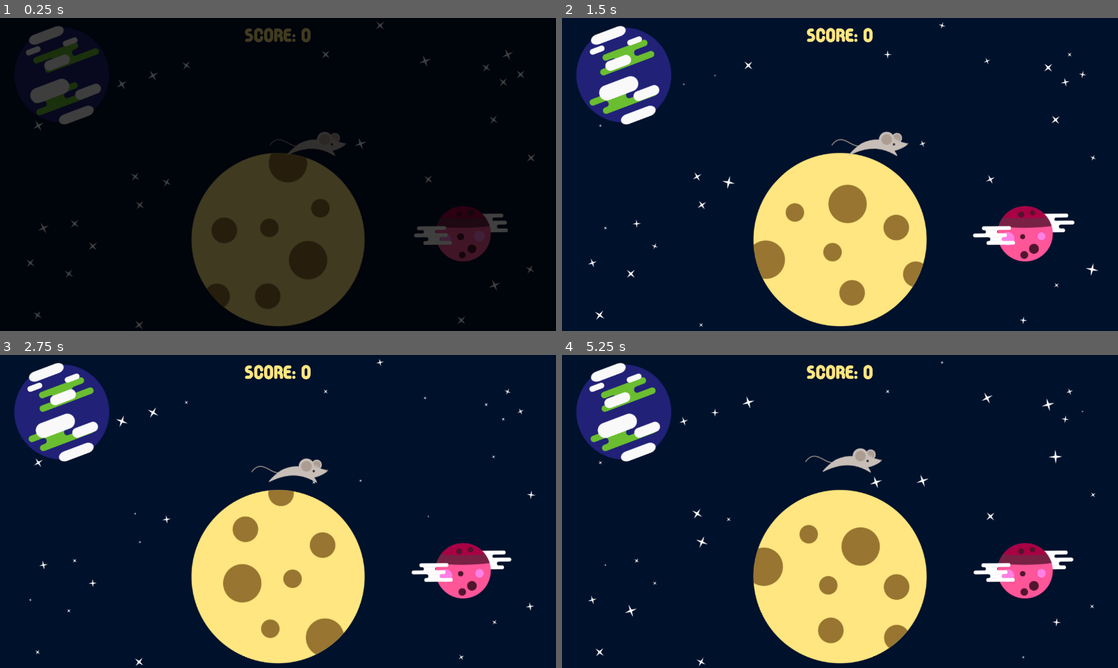
Above: before the commit, frames 1-4 (two rows, left to right).
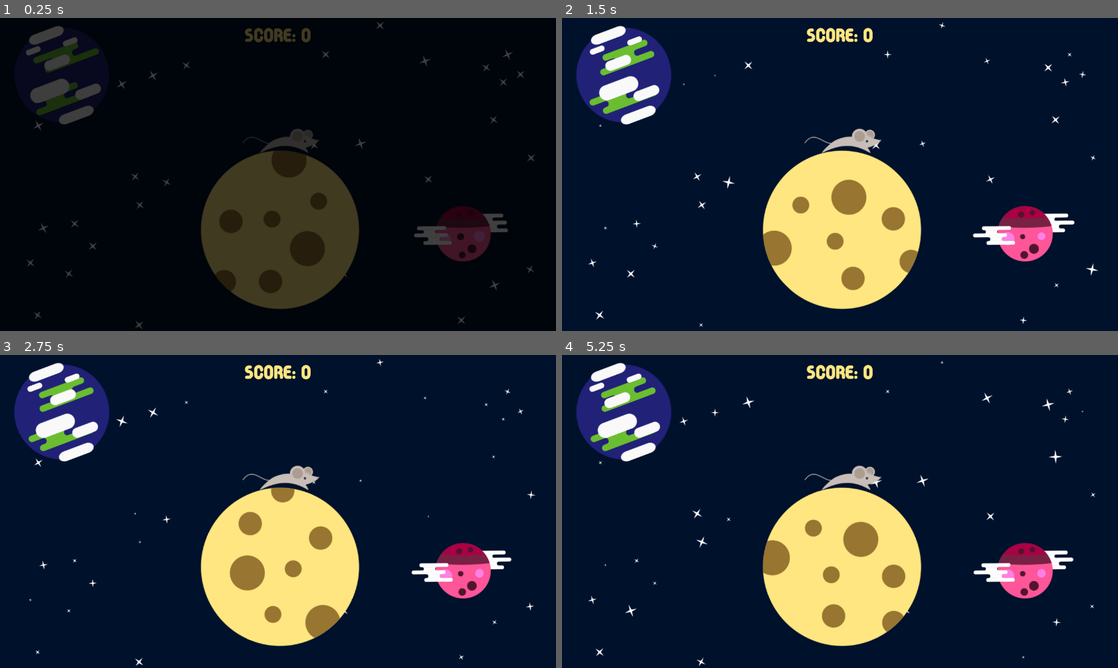
Above: after the commit, the same moments.

Repository: pigdevstudio/moon-cheeser
Game: Godot game, scene res://screens/Play_Screen/PlayScreen.tscn
Two runs of this game, one before a commit and one after it. Both use one fixed random seed, a clock stepped at 60 frames per second and the inputs below. This scene is started directly instead of the project's main scene.
Inputs (mouse positions are in pixels of both pictures, inside the frame that each line leads up to):
- Up to frame 1 (0.25 s): no input
- Up to frame 2 (1.5 s): drag from (840, 240) to (945, 202) at 0.52 s; drag from (728, 190) to (840, 240) at 1.27 s
- Up to frame 3 (2.75 s): move the mouse to (333, 442) at 2.02 s; hold Space (jump) from 2.03 s (still down); click (333, 442) at 2.17 s
- Up to frame 4 (5.25 s): release Space (jump) at 2.75 s; drag from (812, 574) to (673, 464) at 2.77 s; move the mouse to (1006, 558) at 3.52 s; hold Space (jump) 3.53-4.25 s; click (1006, 558) at 3.67 s; drag from (673, 464) to (945, 539) at 4.27 s; move the mouse to (867, 511) at 5.02 s; hold Space (jump) from 5.03 s (still down); click (867, 511) at 5.17 s

The runs differ from the first frame. In frame 1, 4.7% of the frame differs, in the area x 34-66%, y 35-99%; in frame 2, 5.2%; in frame 3, 5.0%; in frame 4, 5.4%, in the area x 34-66%, y 29-99%.

Commit message:
Refactor gravity
Now Moon has gravity and applies it to the astromouse

Diff:
--- a/source/actors/Astromouse/Astromouse.tscn
+++ b/source/actors/Astromouse/Astromouse.tscn
@@ -6,13 +6,11 @@
 [ext_resource path="res://actors/Astromouse/2_falling.wav" type="AudioStream" id=4]
 [ext_resource path="res://actors/Astromouse/1_jump.wav" type="AudioStream" id=5]
 [ext_resource path="res://objects/Cheese/pickup.wav" type="AudioStream" id=6]
-[ext_resource path="res://actors/Astromouse/physics/Physics.gd" type="Script" id=7]
-[ext_resource path="res://actors/Astromouse/physics/Gravity.tscn" type="PackedScene" id=8]
-[ext_resource path="res://actors/Astromouse/Actions.gd" type="Script" id=9]
-[ext_resource path="res://actors/Astromouse/actions/JumpMultiple.tscn" type="PackedScene" id=10]
-[ext_resource path="res://actors/Astromouse/actions/strategies/JumpReflected.tscn" type="PackedScene" id=11]
+[ext_resource path="res://actors/Astromouse/Actions.gd" type="Script" id=7]
+[ext_resource path="res://actors/Astromouse/actions/JumpMultiple.tscn" type="PackedScene" id=8]
+[ext_resource path="res://actors/Astromouse/actions/strategies/JumpReflected.tscn" type="PackedScene" id=9]
 
-[sub_resource type="RectangleShape2D" id=5]
+[sub_resource type="RectangleShape2D" id=1]
 
 extents = Vector2( 53.0001, 21.6667 )
 
@@ -79,12 +77,10 @@
 [node name="Astromouse" type="KinematicBody2D" groups=[
 "player",
 ]]
-position = Vector2( 458, 356 )
 z_index = 3
 script = ExtResource( 1 )
 
 [node name="Sprite" type="Sprite" parent="."]
-position = Vector2( 0.880484, -1.02943 )
 rotation = -4.46638e-06
 scale = Vector2( 0.7, 0.7 )
 texture = ExtResource( 2 )
@@ -93,8 +89,7 @@
 hframes = 2
 
 [node name="Shape" type="CollisionShape2D" parent="."]
-position = Vector2( 15, 0 )
-shape = SubResource( 5 )
+shape = SubResource( 1 )
 
 [node name="Animator" type="AnimationPlayer" parent="."]
 playback_speed = 0.9
@@ -119,16 +114,12 @@
 [node name="Pickup" type="AudioStreamPlayer2D" parent="."]
 stream = ExtResource( 6 )
 
-[node name="Physics" type="Node" parent="."]
+[node name="Actions" type="Node" parent="."]
 script = ExtResource( 7 )
 
-[node name="Gravity" parent="Physics" instance=ExtResource( 8 )]
+[node name="Jump" parent="Actions" instance=ExtResource( 8 )]
+height = 250.0
+strategy = ExtResource( 9 )
 
-[node name="Actions" type="Node" parent="."]
-script = ExtResource( 9 )
-
-[node name="Jump" parent="Actions" instance=ExtResource( 10 )]
-strategy = ExtResource( 11 )
-
-[connection signal="collided" from="." to="Actions" method="_on_KinematicActor_collided"]
+[connection signal="collided" from="." to="." method="_on_Astromouse_collided"]
 [connection signal="timeout" from="Timer" to="." method="_invulnerability"]
--- a/source/actors/Astromouse/KinematicActor.gd
+++ b/source/actors/Astromouse/KinematicActor.gd
@@ -4,16 +4,16 @@
 var velocity = Vector2(0, 0)
 
 func _ready():
-	$Physics.kinematic_actor = self
 	$Actions.kinematic_actor = self
 
 func _physics_process(delta):
 	var collision = move_and_collide(velocity * delta)
 	if collision:
+		velocity = Vector2(0, 0)
 		emit_signal("collided", collision)
 
-func get_gravity():
-	return $Physics/Gravity
-
-func get_jump():
-	return $Actions/Jump
+func _on_Astromouse_collided(collision):
+	var collider = collision.collider
+	var angle = get_angle_to(collider.global_position)
+	angle -= deg2rad(90)
+	rotate(angle)
--- a/source/actors/Astromouse/physics/Physics.gd
+++ /dev/null
@@ -1,13 +0,0 @@
-extends Node
-
-var kinematic_actor
-
-func _physics_process(delta):
-	for force in get_children():
-		force.apply(kinematic_actor)
-
-func _on_Astromouse_collided(collision):
-	var collider = collision.collider
-	var angle = kinematic_actor.get_angle_to(collider.global_position)
-	angle -= deg2rad(90)
-	kinematic_actor.rotate(angle)
--- a/source/actors/Moon/Gravity.gd
+++ /dev/null
@@ -1,20 +0,0 @@
-extends Area2D
-
-var kinematic_actor
-
-func _ready():
-	set_physics_process(false)
-
-func _physics_process(delta):
-	var normal = (global_position - kinematic_actor.global_position).normalized()
-	kinematic_actor.get_gravity().direction = normal
-
-func _on_body_entered(body):
-	if body.has_method("get_gravity"):
-		kinematic_actor = body
-		body.connect("tree_exited", self, "set_physics_process", [false])
-		set_physics_process(true)
-
-func _on_body_exited(body):
-	if body.has_method("get_gravity"):
-		pass
--- /dev/null
+++ b/source/actors/Moon/Moon.gd
@@ -0,0 +1,16 @@
+extends Node2D
+
+var astromouse setget set_astromouse
+
+func _ready():
+	set_physics_process(false)
+
+func _physics_process(delta):
+	var normal = (global_position - astromouse.global_position).normalized()
+	$Gravity.direction = normal
+	$Gravity.apply(astromouse)
+
+func set_astromouse(new_astromouse):
+	astromouse = new_astromouse
+	astromouse.connect("tree_exited", self, "set_physics_process", [false])
+	set_physics_process(true)
--- a/source/actors/Moon/Moon.tscn
+++ b/source/actors/Moon/Moon.tscn
@@ -1,23 +1,15 @@
-[gd_scene load_steps=9 format=2]
+[gd_scene load_steps=7 format=2]
 
-[ext_resource path="res://actors/Moon/moon.gd" type="Script" id=1]
+[ext_resource path="res://actors/Moon/Moon.gd" type="Script" id=1]
 [ext_resource path="res://screens/Title_Screen/moon.png" type="Texture" id=2]
-[ext_resource path="res://actors/Moon/Gravity.gd" type="Script" id=3]
-[ext_resource path="res://actors/Moon/moon_gravity.png" type="Texture" id=4]
+[ext_resource path="res://actors/Moon/moon_gravity.png" type="Texture" id=3]
+[ext_resource path="res://actors/Astromouse/physics/Gravity.tscn" type="PackedScene" id=4]
 
 [sub_resource type="CircleShape2D" id=1]
 
 radius = 176.038
 
-[sub_resource type="RectangleShape2D" id=2]
-
-extents = Vector2( 639.82, 602.622 )
-
-[sub_resource type="CircleShape2D" id=3]
-
-radius = 284.256
-
-[sub_resource type="Animation" id=4]
+[sub_resource type="Animation" id=2]
 
 resource_name = "spin"
 length = 4.0
@@ -48,35 +40,14 @@
 [node name="Shape" type="CollisionShape2D" parent="."]
 shape = SubResource( 1 )
 
-[node name="Input" type="Area2D" parent="."]
-z_index = -1
-gravity_point = true
-gravity_vec = Vector2( 0, 0 )
-gravity = 50.0
-priority = 1.0
-
-[node name="Shape" type="CollisionShape2D" parent="Input"]
-shape = SubResource( 2 )
-
 [node name="Tween" type="Tween" parent="."]
-
-[node name="Gravity" type="Area2D" parent="."]
-script = ExtResource( 3 )
-
-[node name="Shape" type="CollisionShape2D" parent="Gravity"]
-shape = SubResource( 3 )
-
-[node name="Sprite" type="Sprite" parent="Gravity"]
-modulate = Color( 1, 1, 1, 0 )
-scale = Vector2( 1.09526, 1.09526 )
-z_index = -1
-texture = ExtResource( 4 )
 
 [node name="Animator" type="AnimationPlayer" parent="."]
 autoplay = "spin"
-anims/spin = SubResource( 4 )
+anims/spin = SubResource( 2 )
 
-[connection signal="mouse_entered" from="Input" to="." method="_mouse_enter" binds= [ true ]]
-[connection signal="mouse_exited" from="Input" to="." method="_mouse_enter" binds= [ false ]]
-[connection signal="body_entered" from="Gravity" to="Gravity" method="_on_body_entered"]
-[connection signal="body_exited" from="Gravity" to="Gravity" method="_on_body_exited"]
+[node name="Atmosphere" type="Sprite" parent="."]
+visible = false
+texture = ExtResource( 3 )
+
+[node name="Gravity" parent="." instance=ExtResource( 4 )]
--- a/source/actors/Moon/moon.gd
+++ /dev/null
@@ -1,102 +0,0 @@
-#MIT License
-#
-#Copyright (c) 2017 Pigdev Studio
-#
-#Permission is hereby granted, free of charge, to any person obtaining a copy
-#of this software and associated documentation files (the "Software"), to deal
-#in the Software without restriction, including without limitation the rights
-#to use, copy, modify, merge, publish, distribute, sublicense, and/or sell
-#copies of the Software, and to permit persons to whom the Software is
-#furnished to do so, subject to the following conditions:
-#
-#The above copyright notice and this permission notice shall be included in all
-#copies or substantial portions of the Software.
-#
-#THE SOFTWARE IS PROVIDED "AS IS", WITHOUT WARRANTY OF ANY KIND, EXPRESS OR
-#IMPLIED, INCLUDING BUT NOT LIMITED TO THE WARRANTIES OF MERCHANTABILITY,
-#FITNESS FOR A PARTICULAR PURPOSE AND NONINFRINGEMENT. IN NO EVENT SHALL THE
-#AUTHORS OR COPYRIGHT HOLDERS BE LIABLE FOR ANY CLAIM, DAMAGES OR OTHER
-#LIABILITY, WHETHER IN AN ACTION OF CONTRACT, TORT OR OTHERWISE, ARISING FROM,
-#OUT OF OR IN CONNECTION WITH THE SOFTWARE OR THE USE OR OTHER DEALINGS IN THE
-#SOFTWARE.
-extends "res://actors/abstract_gravity_body.gd"
-
-var is_mouse_on = false
-var is_field_on = false
-var already_pressed = false
-onready var gravity = get_node("Gravity/Sprite")
-onready var fixed_process = set_physics_process(true)
-
-func _ready():
-	scale = gravity.get_scale()
-
-func _astromouse_interact():
-	if OS.get_name() == "Android":
-		if Input.is_mouse_button_pressed(BUTTON_LEFT) and is_mouse_on and not already_pressed:
-			var player = _find_player()
-			if player != null and player.has_method("jump"):
-				if get_parent().get_game_state() == 0:
-					player.jump()
-				elif get_parent().get_game_state() == 1:
-					_apply_gravity(player)
-					_pulse()
-		elif not Input.is_mouse_button_pressed(BUTTON_LEFT) and is_mouse_on and already_pressed:
-			var player = _find_player()
-			if player != null and not player.is_falling():
-				player.set_linear_velocity(Vector2(0, 0))
-		already_pressed = Input.is_mouse_button_pressed(BUTTON_LEFT)
-
-	else:
-		if Input.is_action_pressed("jump") and not already_pressed:
-			var player = _find_player()
-			if player != null and player.has_method("jump"):
-				if get_parent().get_game_state() == 0:
-					player.jump()
-				elif get_parent().get_game_state() == 1:
-					_apply_gravity(player)
-					_pulse()
-
-		elif not Input.is_action_pressed("jump") and already_pressed:
-			var player = _find_player()
-			if player != null and not player.is_falling():
-				player.set_linear_velocity(Vector2(0, 0))
-		already_pressed = Input.is_action_pressed("jump")
-
-func _mouse_enter(value):
-	is_mouse_on = value
-
-func _pulse():
-	var t = get_node("Tween")
-	show_gravity()
-	if not t.is_active() and get_parent().get_game_state() == 1:
-		t.interpolate_property(gravity, "scale", scale, scale * 1.2, 0.5, t.TRANS_BACK, t.EASE_OUT)
-		t.start()
-		yield(t, "tween_complete")
-		t.interpolate_property(gravity, "scale", gravity.get_scale(), scale, 0.5, t.TRANS_BACK, t.EASE_OUT)
-		t.start()
-		yield(t, "tween_completed")
-		t.set_active(false)
-
-func show_gravity():
-	var t = get_node("Tween")
-	if is_field_on == false and not t.is_active():
-		is_field_on = true
-		var initial_color = modulate
-		var transparent = modulate
-		transparent.a = 0.0
-		t.interpolate_property(gravity, "modulate", transparent, initial_color, 1.0, t.TRANS_EXPO, t.EASE_OUT)
-		t.start()
-		yield(t, "tween_completed")
-		t.set_active(false)
-
-func hide_gravity():
-	var t = get_node("Tween")
-	if is_field_on == true and not t.is_active():
-		is_field_on = false
-		var initial_color = modulate
-		var transparent = modulate
-		transparent.a = 0.0
-		t.interpolate_property(gravity, "modulate", initial_color, transparent, 1.0, t.TRANS_EXPO, t.EASE_OUT)
-		t.start()
-		yield(t, "tween_completed")
-		t.set_active(false)
--- a/source/levels/level_0-0.gd
+++ b/source/levels/level_0-0.gd
@@ -1,39 +1,5 @@
-#MIT License
-#
-#Copyright (c) 2017 Pigdev Studio
-#
-#Permission is hereby granted, free of charge, to any person obtaining a copy
-#of this software and associated documentation files (the "Software"), to deal
-#in the Software without restriction, including without limitation the rights
-#to use, copy, modify, merge, publish, distribute, sublicense, and/or sell
-#copies of the Software, and to permit persons to whom the Software is
-#furnished to do so, subject to the following conditions:
-#
-#The above copyright notice and this permission notice shall be included in all
-#copies or substantial portions of the Software.
-#
-#THE SOFTWARE IS PROVIDED "AS IS", WITHOUT WARRANTY OF ANY KIND, EXPRESS OR
-#IMPLIED, INCLUDING BUT NOT LIMITED TO THE WARRANTIES OF MERCHANTABILITY,
-#FITNESS FOR A PARTICULAR PURPOSE AND NONINFRINGEMENT. IN NO EVENT SHALL THE
-#AUTHORS OR COPYRIGHT HOLDERS BE LIABLE FOR ANY CLAIM, DAMAGES OR OTHER
-#LIABILITY, WHETHER IN AN ACTION OF CONTRACT, TORT OR OTHERWISE, ARISING FROM,
-#OUT OF OR IN CONNECTION WITH THE SOFTWARE OR THE USE OR OTHER DEALINGS IN THE
-#SOFTWARE.
 extends Node
 
-export (int, "NORMAL", "GRAVITATIONAL_BATTLE") var game_state setget set_game_state, get_game_state
-
 func _ready():
-	connect("tree_exited", acheesements, "write_achievements")
-
-func set_game_state(state):
-	if is_inside_tree():
-		if state == 0:
-			get_tree().get_nodes_in_group("player")[0].set_gravity_scale(12)
-		elif state == 1:
-			get_tree().call_group("crater", "queue_free")
-			get_tree().call_group("space_body", "queue_free")
-	game_state = state
-
-func get_game_state():
-	return(game_state)
+	$Moon.astromouse = $Astromouse
+	$Moon.set_physics_process(true)
--- a/source/levels/level_0-0.tscn
+++ b/source/levels/level_0-0.tscn
@@ -8,10 +8,6 @@
 [ext_resource path="res://actors/Star/Star.tscn" type="PackedScene" id=6]
 [ext_resource path="res://actors/Comet/Comet.tscn" type="PackedScene" id=7]
 [ext_resource path="res://levels/background.tscn" type="PackedScene" id=8]
-
-[sub_resource type="LineShape2D" id=1]
-
-d = 138.454
 
 [sub_resource type="Animation" id=2]
 
@@ -105,23 +101,14 @@
 script = ExtResource( 1 )
 
 [node name="Astromouse" parent="." instance=ExtResource( 2 )]
-position = Vector2( 637.603, 250.977 )
+editor/display_folded = true
+position = Vector2( 628.103, 241.727 )
 
 [node name="Moon" parent="." instance=ExtResource( 3 )]
-position = Vector2( 640.154, 508.41 )
-
-[node name="Void" type="StaticBody2D" parent="." groups=[
-"void",
-"enemy",
-]]
-editor/display_folded = true
-input_pickable = true
-
-[node name="Shape" type="CollisionShape2D" parent="Void"]
-position = Vector2( 640, 978.882 )
-shape = SubResource( 1 )
+position = Vector2( 644.654, 485.91 )
 
 [node name="BlackholeSpawner" type="Position2D" parent="."]
+editor/display_folded = true
 position = Vector2( 1304.69, 0 )
 script = ExtResource( 4 )
 spawn_scene = ExtResource( 5 )
@@ -136,6 +123,7 @@
 wait_time = 30.0
 
 [node name="LeftStarSpawner" type="Position2D" parent="."]
+editor/display_folded = true
 position = Vector2( 0, 116.589 )
 script = ExtResource( 4 )
 spawn_scene = ExtResource( 6 )
@@ -150,6 +138,7 @@
 wait_time = 8.0
 
 [node name="LeftCometSpawner" type="Position2D" parent="."]
+editor/display_folded = true
 position = Vector2( 0, 90.6803 )
 script = ExtResource( 4 )
 spawn_scene = ExtResource( 7 )
@@ -164,6 +153,7 @@
 wait_time = 10.0
 
 [node name="RightStarSpawner" type="Position2D" parent="."]
+editor/display_folded = true
 position = Vector2( 1278.78, 116.589 )
 script = ExtResource( 4 )
 spawn_scene = ExtResource( 6 )
@@ -178,6 +168,7 @@
 wait_time = 12.0
 
 [node name="RightCometSpawner" type="Position2D" parent="."]
+editor/display_folded = true
 position = Vector2( 1278.78, 629.21 )
 script = ExtResource( 4 )
 spawn_scene = ExtResource( 7 )
--- a/source/screens/Play_Screen/PlayScreen.tscn
+++ b/source/screens/Play_Screen/PlayScreen.tscn
@@ -37,7 +37,7 @@
 position = Vector2( 0, 1.36035 )
 
 [node name="Astromouse" parent="Level_0-0" index="0"]
-position = Vector2( 702.77, 298.482 )
+position = Vector2( 642.02, 350.232 )
 z_index = 1
 
 [node name="Moon" parent="Level_0-0" index="1"]
Not shown: 1 places in source/actors/Astromouse/Astromouse.tscn that only renumber resources
Not shown: 1 places in source/levels/level_0-0.tscn that only renumber resources
Not shown: 1 places in source/screens/Title_Screen/TitleScreen.tscn that only renumber resources
